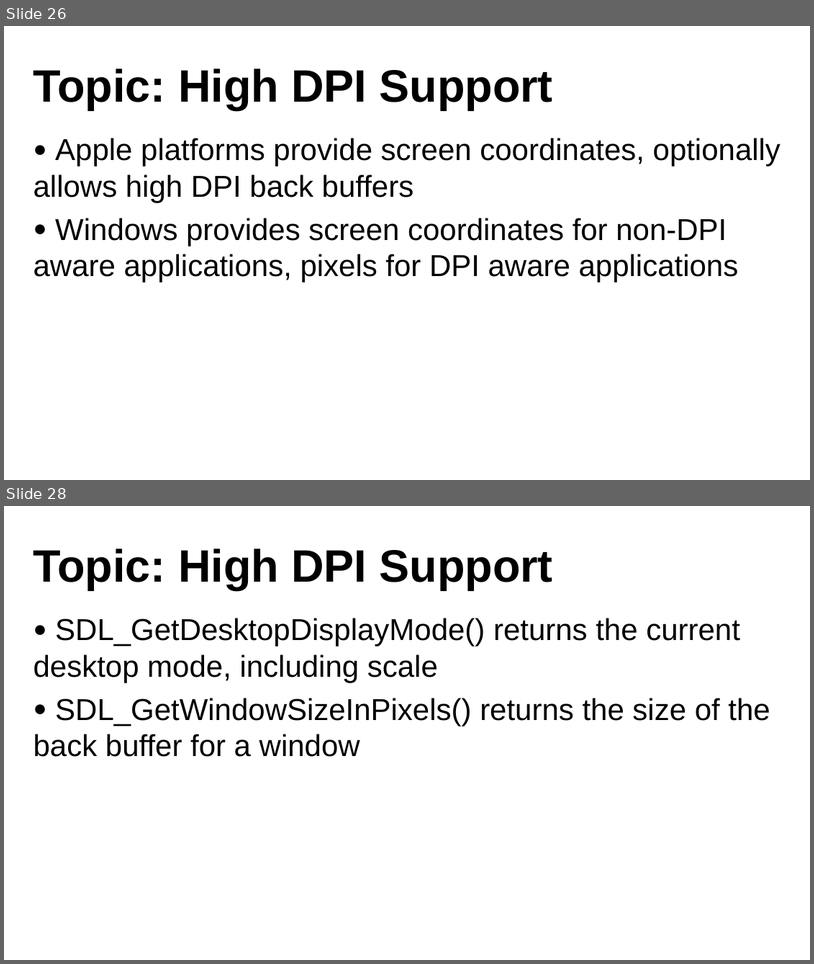
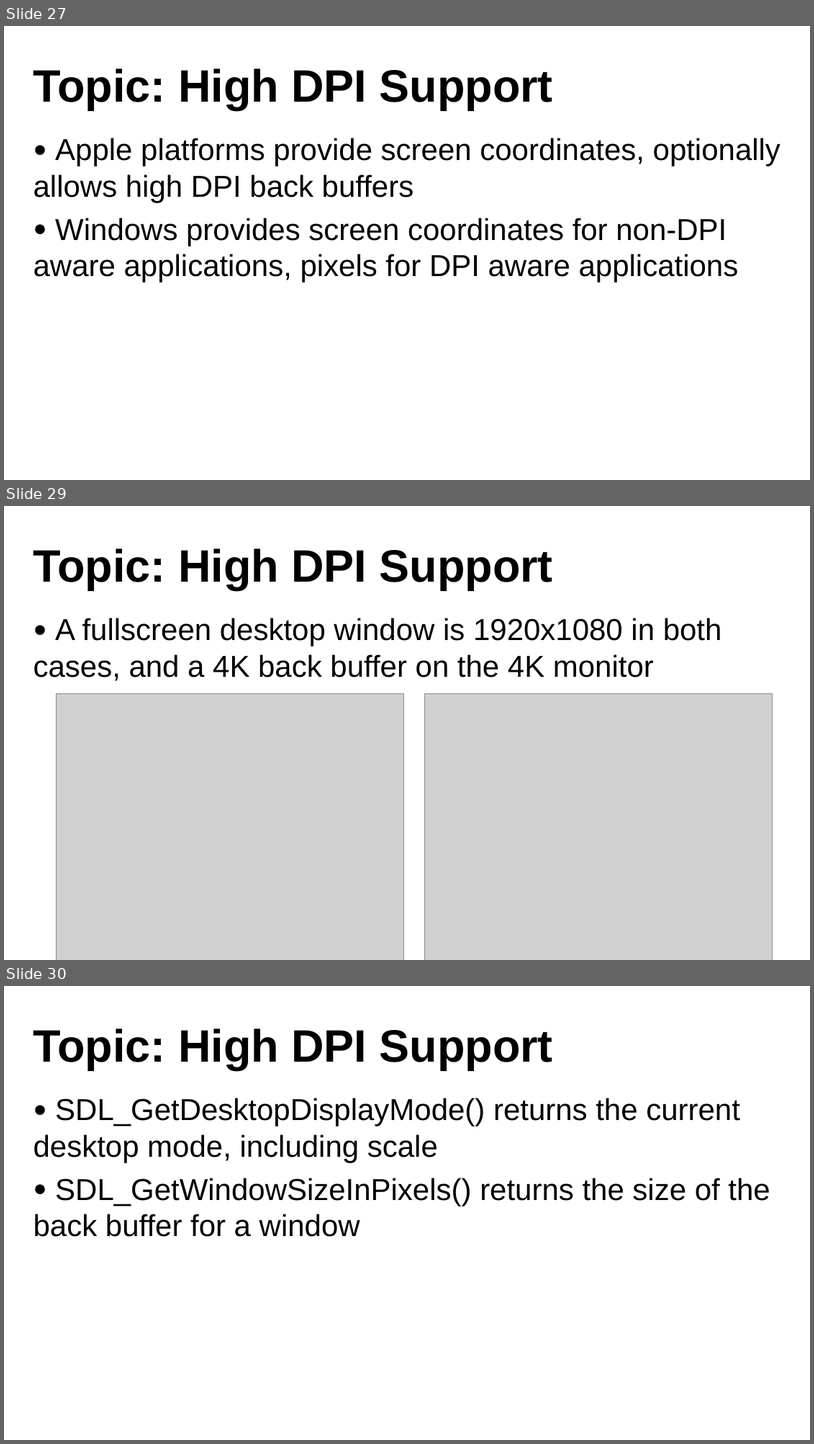
Before and after one commit to libsdl-org/sdlweb, a slide deck: gdc2023/GDC23_Presentation_SDL.pptx. Shown one above the other, each under a label of ours: slides 26 and 28 before the commit, slides 27, 29 and 30 after it; the slides between them are not shown. The pictures are 814x964 and 814x1444 pixels, drawn with LibreOffice and Linux fonts; fonts in the diff are those of the drawing; grey boxes stand for pictures; background and template pictures are left out. Boxes give left, top, right and bottom in pixels: in the first picture for what was removed or moved away, otherwise in the second. Text is boxed around its words. In the diff, an @@ line names an element or a change of style, - is before the commit and + after.

```diff
--- a/gdc2023/GDC23_Presentation_SDL.pptx
+++ b/gdc2023/GDC23_Presentation_SDL.pptx
@@ slide 29 added at bbox=[4, 506, 810, 960], background picture (left out) @@
@@ title added at bbox=[34, 548, 553, 590], 72 pt, text #000000, bold @@
+Topic: High DPI Support
@@ text added at bbox=[34, 618, 723, 681], 48 pt, text #000000 @@
+● A fullscreen desktop window is 1920x1080 in both cases, and a 4K back buffer on the 4K monitor
@@ picture added at bbox=[56, 693, 404, 960] @@
@@ picture added at bbox=[424, 693, 772, 960] @@
@@ what was slide 26 is now slide 27 @@
@@ what was slide 28 is now slide 30 @@
```
Also in this commit, not shown: 8 slides changed, 2 other slides added, 3 slides removed.
